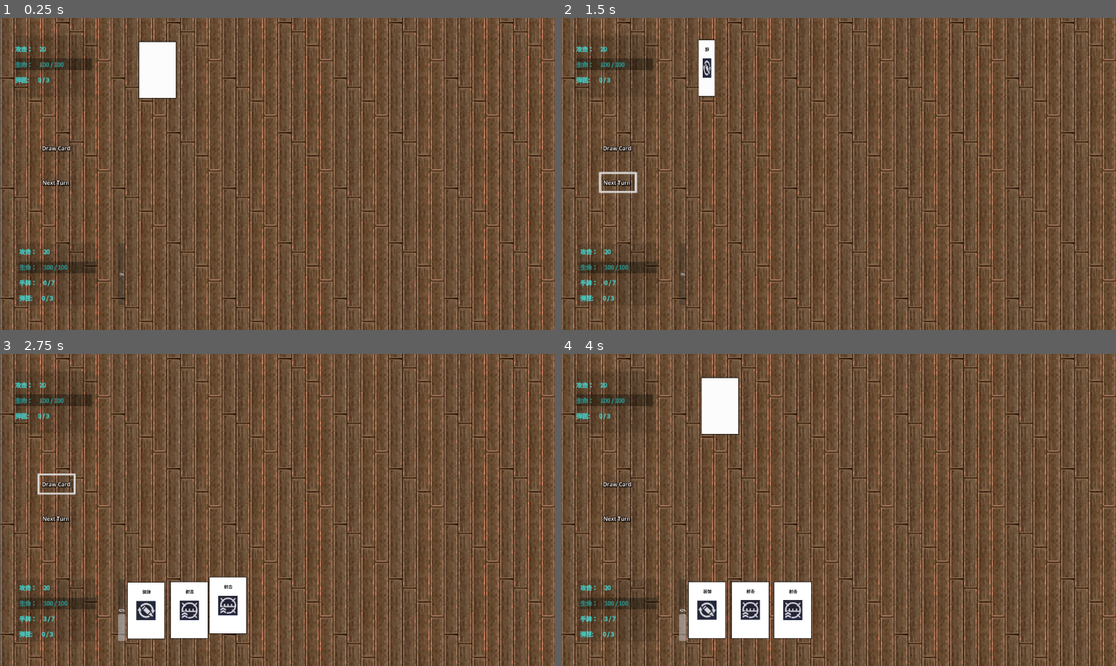
Above: before the commit, frames 1-4 (two rows, left to right).
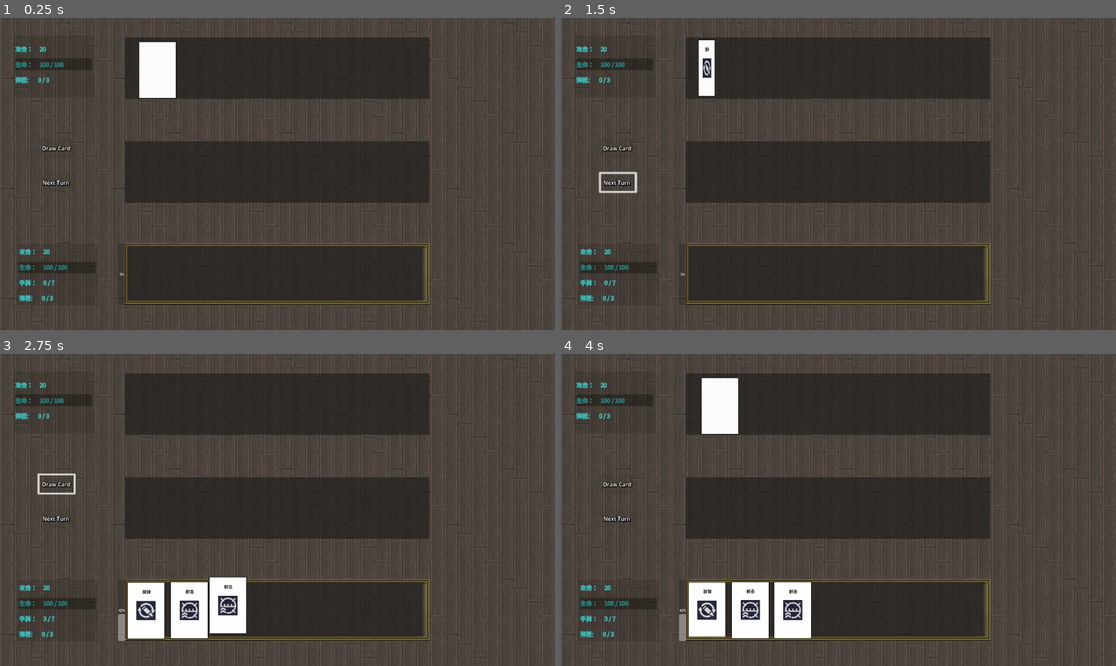
Above: after the commit, the same moments.

Repository: secondreich/Cards-of-Gun
Game: Godot game, scene res://main.tscn
Same seed, same stepped clock (60 frames per second), same inputs: the game is played once before the commit and once after it. This scene is started directly instead of the project's main scene. The engine's default icon, where the game draws it, is replaced by a stand-in: a white triangle on a blue panel in a dark square.
Inputs (mouse positions are in pixels of both pictures, inside the frame that each line leads up to):
- Up to frame 1 (0.25 s): no input
- Up to frame 2 (1.5 s): click (616, 183) at 0.5 s; click (616, 183) at 1.25 s
- Up to frame 3 (2.75 s): click (55, 485) at 2 s
- Up to frame 4 (4 s): click (705, 609) at 2.77 s; click (755, 616) at 3.52 s

The runs differ from the first frame. In frame 1, 80% of the frame differs, in the area x 0-100%, y 0-100%; in frame 2, 81%; in frame 3, 78%; in frame 4, 77%.

Commit message:
更新设计案

Diff:
--- a/Card/Card.tscn
+++ b/Card/Card.tscn
@@ -1,8 +1,48 @@
-[gd_scene load_steps=4 format=3 uid="uid://ojgbg6l2h2bt"]
+[gd_scene load_steps=8 format=3 uid="uid://ojgbg6l2h2bt"]
 
 [ext_resource type="Script" uid="uid://cgnlbpr6fxwfc" path="res://Card/card.gd" id="1_21rx5"]
 [ext_resource type="Texture2D" uid="uid://coimbvxye887x" path="res://icon.svg" id="1_dd2wi"]
 [ext_resource type="Theme" uid="uid://cnbfqosw6n3at" path="res://theme/card_theme.tres" id="2_hael8"]
+[ext_resource type="Texture2D" uid="uid://cl0nchcph3gv4" path="res://image/frame.png" id="2_x8cmv"]
+[ext_resource type="Texture2D" uid="uid://dmbu8q734db4g" path="res://image/shoot.png" id="3_1xywt"]
+[ext_resource type="Texture2D" uid="uid://wpg2h8dokhuo" path="res://image/ai.png" id="6_g6lc7"]
+
+[sub_resource type="FontFile" id="FontFile_ia3ss"]
+cache/0/16/0/ascent = 0.0
+cache/0/16/0/descent = 0.0
+cache/0/16/0/underline_position = 0.0
+cache/0/16/0/underline_thickness = 0.0
+cache/0/16/0/scale = 1.0
+cache/0/15/0/ascent = 0.0
+cache/0/15/0/descent = 0.0
+cache/0/15/0/underline_position = 0.0
+cache/0/15/0/underline_thickness = 0.0
+cache/0/15/0/scale = 1.0
+cache/0/14/0/ascent = 0.0
+cache/0/14/0/descent = 0.0
+cache/0/14/0/underline_position = 0.0
+cache/0/14/0/underline_thickness = 0.0
+cache/0/14/0/scale = 1.0
+cache/0/13/0/ascent = 0.0
+cache/0/13/0/descent = 0.0
+cache/0/13/0/underline_position = 0.0
+cache/0/13/0/underline_thickness = 0.0
+cache/0/13/0/scale = 1.0
+cache/0/12/0/ascent = 0.0
+cache/0/12/0/descent = 0.0
+cache/0/12/0/underline_position = 0.0
+cache/0/12/0/underline_thickness = 0.0
+cache/0/12/0/scale = 1.0
+cache/0/11/0/ascent = 0.0
+cache/0/11/0/descent = 0.0
+cache/0/11/0/underline_position = 0.0
+cache/0/11/0/underline_thickness = 0.0
+cache/0/11/0/scale = 1.0
+cache/0/10/0/ascent = 0.0
+cache/0/10/0/descent = 0.0
+cache/0/10/0/underline_position = 0.0
+cache/0/10/0/underline_thickness = 0.0
+cache/0/10/0/scale = 1.0
 
 [node name="Control" type="Control" node_paths=PackedStringArray("follow_target")]
 custom_minimum_size = Vector2(220, 320)
@@ -16,6 +56,109 @@
 script = ExtResource("1_21rx5")
 follow_target = NodePath(".")
 metadata/_edit_use_anchors_ = true
+
+[node name="aimShoot" type="Panel" parent="."]
+layout_mode = 1
+anchors_preset = -1
+anchor_left = 2.081405
+anchor_top = 0.005078125
+anchor_right = 2.9904957
+anchor_bottom = 0.94257814
+offset_left = 9.09091
+offset_top = 9.375
+offset_right = 9.090912
+offset_bottom = 9.375
+pivot_offset = Vector2(110, 160)
+metadata/_edit_use_anchors_ = true
+
+[node name="Card" type="ColorRect" parent="aimShoot"]
+layout_mode = 1
+anchors_preset = -1
+anchor_left = 0.024999993
+anchor_top = 0.016666668
+anchor_right = 0.9750001
+anchor_bottom = 0.98333335
+grow_horizontal = 2
+grow_vertical = 2
+metadata/_edit_use_anchors_ = true
+
+[node name="Frame" type="NinePatchRect" parent="aimShoot/Card"]
+layout_mode = 1
+anchors_preset = 15
+anchor_right = 1.0
+anchor_bottom = 1.0
+offset_left = -15.0
+offset_top = -14.0
+offset_right = 15.999985
+offset_bottom = 22.0
+grow_horizontal = 2
+grow_vertical = 2
+texture = ExtResource("2_x8cmv")
+region_rect = Rect2(-0.22326851, 1.8620367, 69.34122, 69.34098)
+patch_margin_left = 40
+patch_margin_top = 40
+patch_margin_right = 33
+patch_margin_bottom = 33
+
+[node name="point" type="Label" parent="aimShoot/Card"]
+layout_mode = 1
+anchors_preset = -1
+anchor_right = 1.0
+anchor_bottom = 0.13800001
+offset_right = -1.5258789e-05
+offset_bottom = -0.020004272
+theme_override_colors/font_color = Color(1, 0, 0, 1)
+theme_override_colors/font_shadow_color = Color(0, 0, 0, 0.80784315)
+theme_override_font_sizes/font_size = 24
+text = "4 ~ 8"
+horizontal_alignment = 1
+vertical_alignment = 1
+autowrap_mode = 2
+
+[node name="CardName" type="Label" parent="aimShoot/Card"]
+layout_mode = 1
+anchors_preset = -1
+anchor_top = 0.55200005
+anchor_right = 1.0
+anchor_bottom = 0.65900004
+offset_top = -0.08001709
+offset_right = -1.5258789e-05
+offset_bottom = -0.11001587
+grow_horizontal = 2
+grow_vertical = 2
+theme_override_colors/font_color = Color(0.5647059, 0, 0, 0.8352941)
+theme_override_colors/font_shadow_color = Color(0, 0, 0, 0.1764706)
+theme_override_font_sizes/font_size = 18
+text = "瞄准射击"
+horizontal_alignment = 1
+vertical_alignment = 1
+
+[node name="CardImage" type="TextureRect" parent="aimShoot/Card"]
+layout_mode = 1
+anchors_preset = -1
+anchor_left = 0.0052631577
+anchor_top = 0.1724138
+anchor_right = 1.0052632
+anchor_bottom = 0.6137931
+offset_top = -10.0
+offset_bottom = -10.0
+grow_horizontal = 2
+grow_vertical = 2
+texture = ExtResource("3_1xywt")
+expand_mode = 1
+stretch_mode = 3
+metadata/_edit_use_anchors_ = true
+
+[node name="Effect" type="RichTextLabel" parent="aimShoot/Card"]
+layout_mode = 0
+offset_left = 14.0
+offset_top = 212.0
+offset_right = 178.0
+offset_bottom = 253.0
+theme_override_colors/default_color = Color(0, 0, 0, 1)
+theme_override_fonts/normal_font = SubResource("FontFile_ia3ss")
+theme_override_font_sizes/normal_font_size = 10
+text = "所属武器的 射程 也会提升此牌最小点数"
 
 [node name="Control" type="Panel" parent="."]
 layout_mode = 1
@@ -78,6 +221,228 @@
 theme = ExtResource("2_hael8")
 metadata/_edit_use_anchors_ = true
 
+[node name="weapon" type="Panel" parent="."]
+layout_mode = 1
+anchors_preset = -1
+anchor_left = 3.6723142
+anchor_top = -0.001171875
+anchor_right = 4.5814047
+anchor_bottom = 0.9363281
+offset_left = 9.09091
+offset_top = 9.375
+offset_right = 9.090912
+offset_bottom = 9.375
+pivot_offset = Vector2(110, 160)
+metadata/_edit_use_anchors_ = true
+
+[node name="Card" type="ColorRect" parent="weapon"]
+layout_mode = 1
+anchors_preset = -1
+anchor_left = 0.024999993
+anchor_top = 0.016666668
+anchor_right = 0.9750001
+anchor_bottom = 0.98333335
+grow_horizontal = 2
+grow_vertical = 2
+metadata/_edit_use_anchors_ = true
+
+[node name="Frame" type="NinePatchRect" parent="weapon/Card"]
+layout_mode = 1
+anchors_preset = 15
+anchor_right = 1.0
+anchor_bottom = 1.0
+offset_left = -15.0
+offset_top = -14.0
+offset_right = 15.999985
+offset_bottom = 22.0
+grow_horizontal = 2
+grow_vertical = 2
+texture = ExtResource("2_x8cmv")
+region_rect = Rect2(-0.22326851, 1.8620367, 69.34122, 69.34098)
+patch_margin_left = 40
+patch_margin_top = 40
+patch_margin_right = 33
+patch_margin_bottom = 33
+
+[node name="CardName" type="Label" parent="weapon/Card"]
+layout_mode = 1
+anchors_preset = -1
+anchor_top = 0.55200005
+anchor_right = 1.0
+anchor_bottom = 0.65900004
+offset_left = 2.0
+offset_top = -130.08002
+offset_right = 1.9999847
+offset_bottom = -130.11002
+grow_horizontal = 2
+grow_vertical = 2
+theme_override_colors/font_color = Color(0, 0, 0, 0.8352941)
+theme_override_colors/font_shadow_color = Color(0, 0, 0, 0.1764706)
+theme_override_font_sizes/font_size = 16
+text = "枪名名字（编不出来哩）"
+horizontal_alignment = 1
+vertical_alignment = 1
+
+[node name="CardImage" type="TextureRect" parent="weapon/Card"]
+layout_mode = 1
+anchors_preset = -1
+anchor_left = 0.0052631577
+anchor_top = 0.1724138
+anchor_right = 1.0052632
+anchor_bottom = 0.6137931
+offset_top = 20.0
+offset_bottom = 20.0
+grow_horizontal = 2
+grow_vertical = 2
+texture = ExtResource("1_dd2wi")
+expand_mode = 1
+stretch_mode = 3
+metadata/_edit_use_anchors_ = true
+
+[node name="Effect" type="RichTextLabel" parent="weapon/Card"]
+layout_mode = 0
+offset_left = 15.0
+offset_top = 219.0
+offset_right = 179.0
+offset_bottom = 271.0
+theme_override_colors/default_color = Color(0, 0, 0, 1)
+theme_override_fonts/normal_font = SubResource("FontFile_ia3ss")
+theme_override_font_sizes/normal_font_size = 10
+text = "装备在正手位时，获得 射程1
+每轮结束时，如果打出过至少3张下属行动牌，转移到正手位"
+
+[node name="weight" type="Label" parent="weapon/Card"]
+layout_mode = 0
+offset_left = 2.0
+offset_top = -4.0
+offset_right = 18.0
+offset_bottom = 22.0
+theme_override_colors/font_color = Color(0, 0, 0.27450982, 1)
+theme_override_colors/font_shadow_color = Color(0.18167189, 0.17733026, 7.219613e-08, 0.7764706)
+theme_override_font_sizes/font_size = 20
+text = "5"
+
+[node name="weapon2" type="Panel" parent="."]
+layout_mode = 1
+anchors_preset = -1
+anchor_left = 3.5132232
+anchor_top = 1.1144531
+anchor_right = 4.422313
+anchor_bottom = 2.051953
+offset_left = 9.09091
+offset_top = 9.375
+offset_right = 9.090912
+offset_bottom = 9.375
+pivot_offset = Vector2(110, 160)
+metadata/_edit_use_anchors_ = true
+
+[node name="Card" type="ColorRect" parent="weapon2"]
+layout_mode = 1
+anchors_preset = -1
+anchor_left = 0.024999993
+anchor_top = 0.016666668
+anchor_right = 0.9750001
+anchor_bottom = 0.98333335
+grow_horizontal = 2
+grow_vertical = 2
+metadata/_edit_use_anchors_ = true
+
+[node name="Frame" type="NinePatchRect" parent="weapon2/Card"]
+layout_mode = 1
+anchors_preset = 15
+anchor_right = 1.0
+anchor_bottom = 1.0
+offset_left = -15.0
+offset_top = -14.0
+offset_right = 15.999985
+offset_bottom = 22.0
+grow_horizontal = 2
+grow_vertical = 2
+texture = ExtResource("2_x8cmv")
+region_rect = Rect2(-0.22326851, 1.8620367, 69.34122, 69.34098)
+patch_margin_left = 40
+patch_margin_top = 40
+patch_margin_right = 33
+patch_margin_bottom = 33
+metadata/_edit_use_anchors_ = true
+
+[node name="CardName" type="Label" parent="weapon2/Card"]
+layout_mode = 1
+anchors_preset = -1
+anchor_top = 0.55200005
+anchor_right = 1.0
+anchor_bottom = 0.65900004
+offset_left = -1.0
+offset_top = 3.919983
+offset_right = -1.0000153
+offset_bottom = 3.8899841
+grow_horizontal = 2
+grow_vertical = 2
+theme_override_colors/font_color = Color(5.583167e-06, 0, 0.98151857, 0.8352941)
+theme_override_colors/font_shadow_color = Color(0, 0, 0, 0.1764706)
+theme_override_font_sizes/font_size = 16
+text = "急救包"
+horizontal_alignment = 1
+vertical_alignment = 1
+metadata/_edit_use_anchors_ = true
+
+[node name="CardImage" type="TextureRect" parent="weapon2/Card"]
+layout_mode = 1
+anchors_preset = -1
+anchor_left = 0.0052631577
+anchor_top = 0.07931034
+anchor_right = 1.0052632
+anchor_bottom = 0.52068955
+offset_top = 20.0
+offset_bottom = 20.0
+grow_horizontal = 2
+grow_vertical = 2
+texture = ExtResource("6_g6lc7")
+expand_mode = 1
+stretch_mode = 3
+metadata/_edit_use_anchors_ = true
+
+[node name="Effect" type="RichTextLabel" parent="weapon2/Card"]
+layout_mode = 0
+offset_left = 15.0
+offset_top = 200.0
+offset_right = 179.0
+offset_bottom = 252.0
+theme_override_colors/default_color = Color(0, 0, 0, 1)
+theme_override_fonts/normal_font = SubResource("FontFile_ia3ss")
+theme_override_font_sizes/normal_font_size = 10
+text = "回复投掷点数的生命，与攻击牌拼点失败时，回复效果减半（向下取整）
+在使用2次后损坏"
+metadata/_edit_use_anchors_ = true
+
+[node name="time" type="Label" parent="weapon2/Card"]
+layout_mode = 0
+offset_left = 174.0
+offset_top = 262.0
+offset_right = 190.0
+offset_bottom = 290.0
+theme_override_colors/font_color = Color(0.14901961, 0.7490196, 0.10980392, 1)
+theme_override_colors/font_shadow_color = Color(0.18167189, 0.17733026, 7.219613e-08, 0.7764706)
+theme_override_font_sizes/font_size = 20
+text = "2"
+metadata/_edit_use_anchors_ = true
+
+[node name="point" type="Label" parent="weapon2/Card"]
+layout_mode = 1
+anchors_preset = -1
+anchor_right = 1.0
+anchor_bottom = 0.13800001
+offset_right = -1.5258789e-05
+offset_bottom = -0.020004272
+theme_override_colors/font_color = Color(0.40392157, 0.3137255, 0.93333334, 1)
+theme_override_colors/font_shadow_color = Color(0, 0, 0, 0.80784315)
+theme_override_font_sizes/font_size = 24
+text = "6 ~ 8"
+horizontal_alignment = 1
+vertical_alignment = 1
+autowrap_mode = 2
+metadata/_edit_use_anchors_ = true
+
 [connection signal="button_down" from="Card Button" to="." method="_on_button_button_down"]
 [connection signal="button_up" from="Card Button" to="." method="_on_button_button_up"]
 [connection signal="mouse_entered" from="Card Button" to="." method="_on_mouse_entered"]
--- a/main.tscn
+++ b/main.tscn
@@ -28,6 +28,7 @@
 playerDeck = ["load", "load", "load", "shoot", "shoot", "shoot", "avoid"]
 
 [node name="BackGround" type="TextureRect" parent="."]
+self_modulate = Color(0.7058824, 0.7058824, 0.7058824, 0.39215687)
 offset_right = 2877.4998
 offset_bottom = 1619.9999
 texture = ExtResource("2_lquwl")
@@ -99,13 +100,13 @@
 metadata/_edit_use_anchors_ = true
 
 [node name="HandCards" parent="." groups=["卡组分组"] instance=ExtResource("2_0xm2m")]
+self_modulate = Color(1, 1, 1, 1)
 offset_left = 645.0
 offset_top = 1170.0
 offset_right = 2225.0
 offset_bottom = 1490.0
 
 [node name="Frame" type="NinePatchRect" parent="HandCards"]
-visible = false
 layout_mode = 1
 anchors_preset = 15
 anchor_right = 1.0
@@ -120,6 +121,7 @@
 patch_margin_bottom = 21
 
 [node name="UsedCards" parent="." groups=["卡组分组"] instance=ExtResource("2_0xm2m")]
+self_modulate = Color(1, 1, 1, 1)
 offset_left = 645.0
 offset_top = 640.0
 offset_right = 2225.0
@@ -141,6 +143,7 @@
 patch_margin_bottom = 21
 
 [node name="OppoentCards" parent="." instance=ExtResource("2_0xm2m")]
+self_modulate = Color(1, 1, 1, 1)
 offset_left = 645.0
 offset_top = 100.0
 offset_right = 2225.0
--- a/project.godot
+++ b/project.godot
@@ -12,6 +12,7 @@
 
 config/name="Cards of Gun"
 run/main_scene="uid://bvpygwhsv8qyu"
+run/disable_stdout=true
 config/features=PackedStringArray("4.5", "Mobile")
 config/icon="res://icon.svg"
 
--- /dev/null
+++ b/test_tscn.tscn
@@ -0,0 +1,13 @@
+[gd_scene load_steps=2 format=3 uid="uid://d1ruc38bd1ikl"]
+
+[ext_resource type="Texture2D" uid="uid://b3lyxlhnwllc7" path="res://image/小镇背景.png" id="1_gx6k8"]
+
+[node name="Node2D" type="Node2D"]
+
+[node name="BackGround" type="TextureRect" parent="."]
+self_modulate = Color(1, 1, 1, 0.53333336)
+offset_right = 1152.0
+offset_bottom = 649.0
+texture = ExtResource("1_gx6k8")
+expand_mode = 1
+stretch_mode = 6
Not shown: 1 places in VFSLayer.tscn that only renumber resources
Binary file added: image/ai.png
Not shown, added: image/ai.png.import
Binary file added: image/小镇背景.png
Not shown, added: image/小镇背景.png.import
Not shown, added: design/笔试 设计案.docx
Not shown, added: design/笔试表格.xlsx
